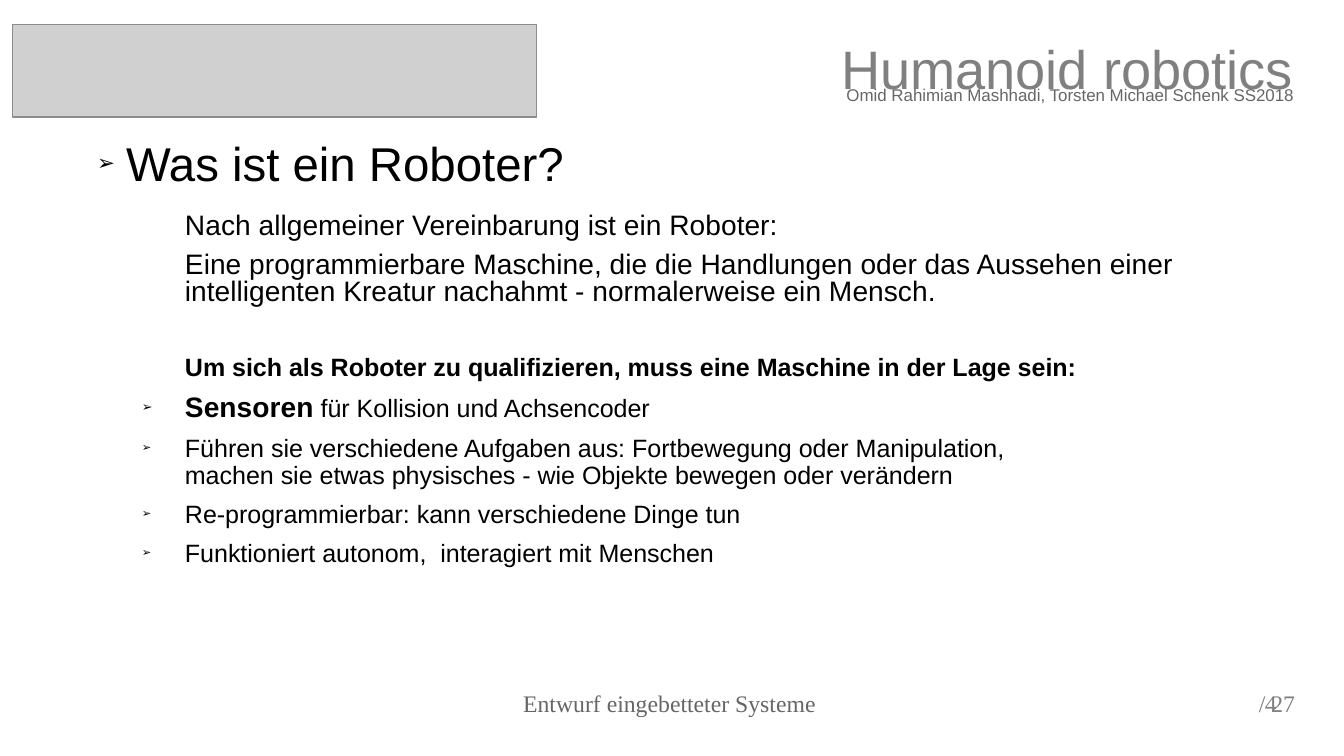
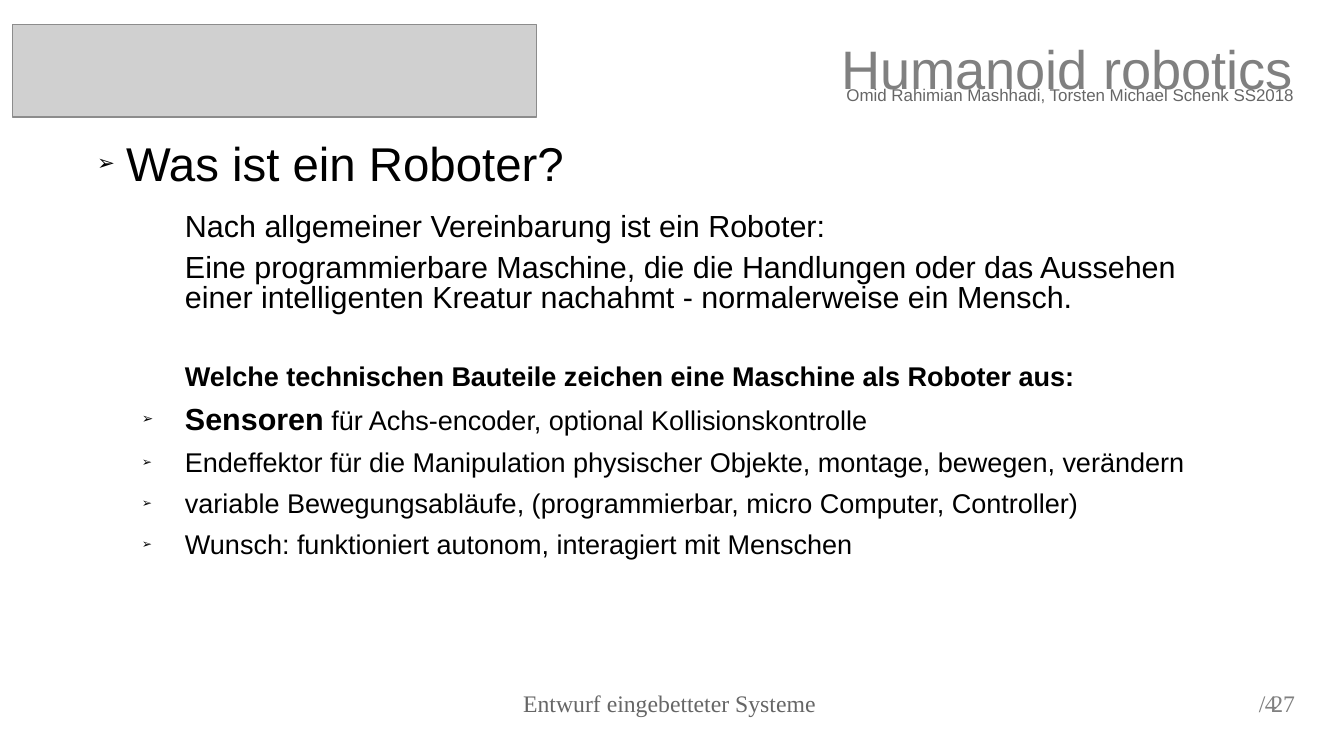
Before and after one commit to torstenschenk/beuth-avatar-ss2018, a slide deck: slide 4 of Presentation/HumanoidRobotic.odp. Drawn at 1344x756 pixels with LibreOffice and Linux fonts; fonts in the diff are those of the drawing; grey boxes stand for pictures. Boxes give left, top, right and bottom in pixels: in the first picture for what was removed or moved away, otherwise in the second. Text is boxed around its words. In the diff, an @@ line names an element or a change of style, - is before the commit and + after.

```diff
--- a/Presentation/HumanoidRobotic.odp
+++ b/Presentation/HumanoidRobotic.odp
@@ text at (185, 215, 1176, 313): size 16.6 to 18 pt in "Nach allgemeiner Vereinbarung ist ein Roboter:", "Eine programmierbare Maschine, die die Handlungen oder ..." @@
@@ text at (185, 366, 1185, 559): text changed; size 14.8 to 16 pt @@
-Um sich als Roboter zu qualifizieren, muss eine Maschine in der Lage sein:
-➢ Sensoren für Kollision und Achsencoder
-➢ Führen sie verschiedene Aufgaben aus: Fortbewegung oder Manipulation, machen sie etwas physisches - wie Objekte bewegen oder verändern
-➢ Re-programmierbar: kann verschiedene Dinge tun
-➢ Funktioniert autonom, interagiert mit Menschen
+Welche technischen Bauteile zeichen eine Maschine als Roboter aus:
+➢ Sensoren für Achs-encoder, optional Kollisionskontrolle
+➢ Endeffektor für die Manipulation physischer Objekte, montage, bewegen, verändern
+➢ variable Bewegungsabläufe, (programmierbar, micro Computer, Controller)
+➢ Wunsch: funktioniert autonom, interagiert mit Menschen
```
Also in this commit, not shown: 9 other slides changed.
